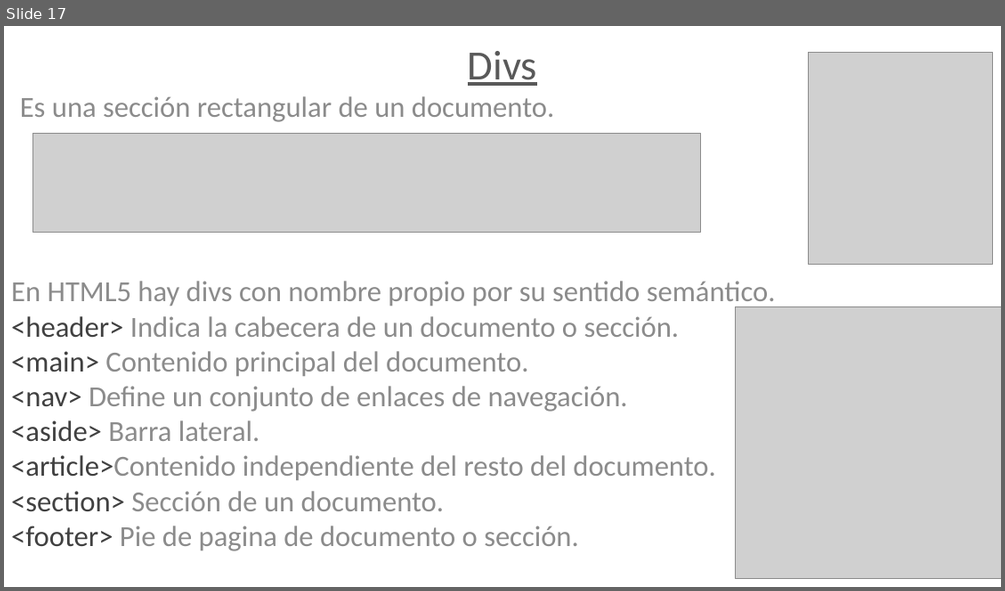
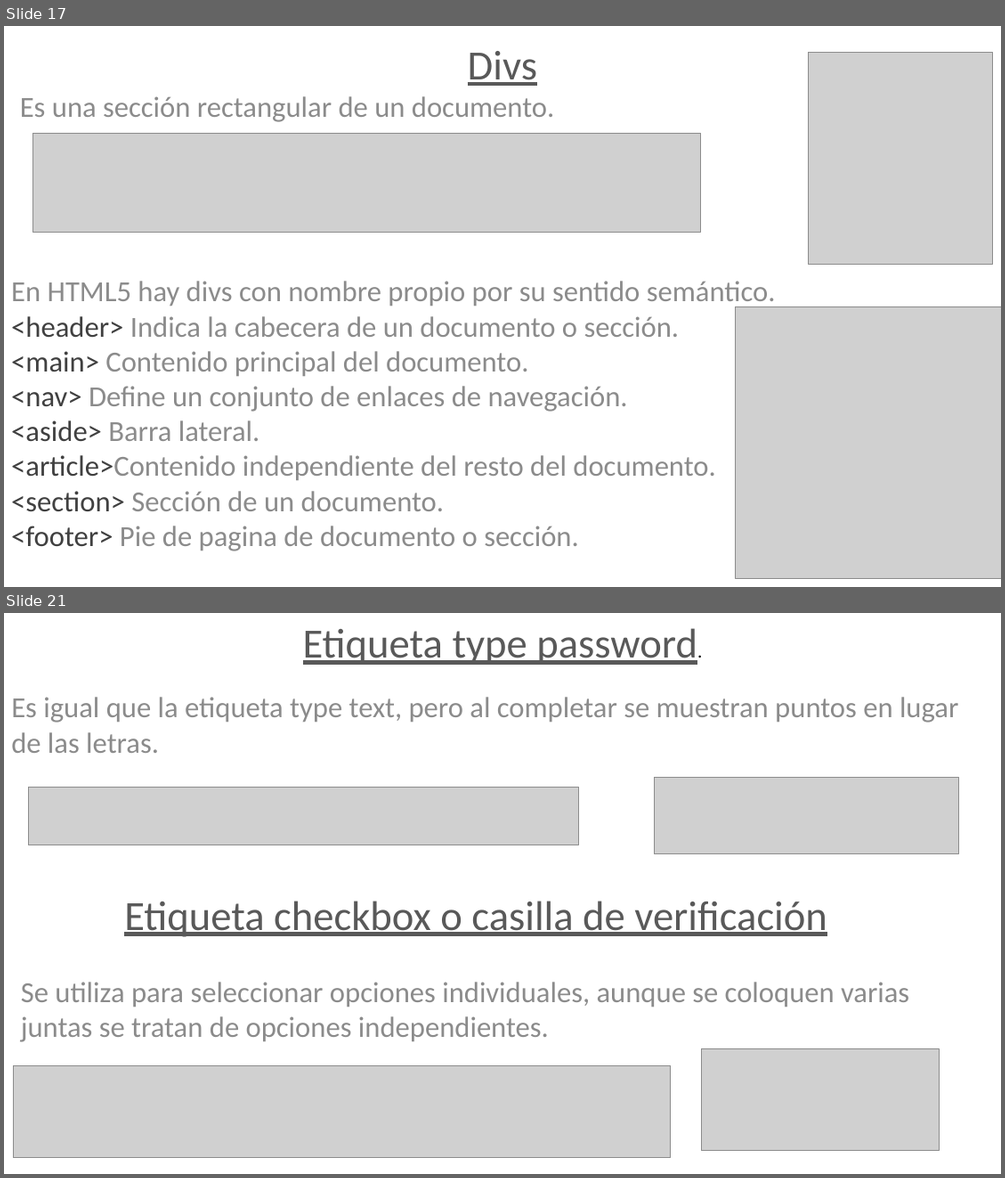
Before and after one commit to juanjomac/ApunteHtml, a slide deck: Presentación1.pptx. Shown one above the other, each under a label of ours: slide 17 before the commit, slides 17 and 21 after it; the slides between them are not shown. The pictures are 1005x591 and 1005x1178 pixels, drawn with LibreOffice and Linux fonts; fonts in the diff are those of the drawing; grey boxes stand for pictures. Boxes give left, top, right and bottom in pixels: in the first picture for what was removed or moved away, otherwise in the second. Text is boxed around its words. In the diff, an @@ line names an element or a change of style, - is before the commit and + after.

```diff
--- a/Presentación1.pptx
+++ b/Presentación1.pptx
@@ slide 21 added at (x1=4, y1=613, x2=1001, y2=1174), background #FFFFFF @@
@@ text added at (x1=11, y1=628, x2=958, y2=753), 28 pt, text #8C8C8C @@
+Etiqueta type password.
+Es igual que la etiqueta type text, pero al completar se muestran puntos en lugar de las letras.
@@ picture added at (x1=28, y1=787, x2=578, y2=844) @@
@@ picture added at (x1=654, y1=778, x2=958, y2=854) @@
@@ text added at (x1=21, y1=900, x2=909, y2=1042), 28 pt, text #8C8C8C @@
+Etiqueta checkbox o casilla de verificación
+Se utiliza para seleccionar opciones individuales, aunque se coloquen varias juntas se tratan de opciones independientes.
@@ picture added at (x1=13, y1=1065, x2=671, y2=1158) @@
@@ picture added at (x1=701, y1=1048, x2=938, y2=1151) @@
```
Also in this commit, not shown: 13 other slides added.
